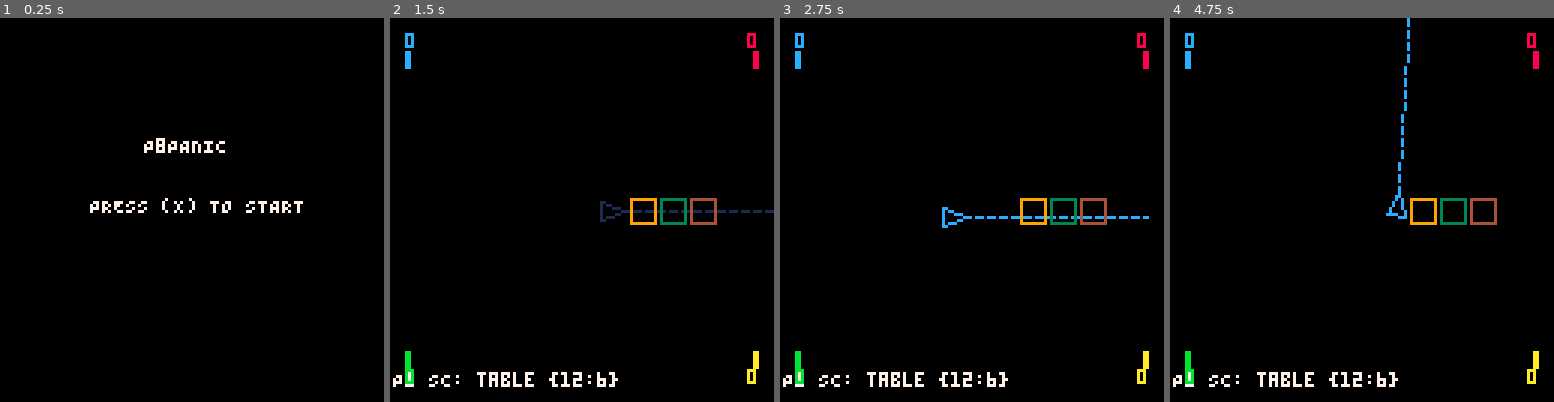
Above: before the commit, frames 1-4 (left to right).
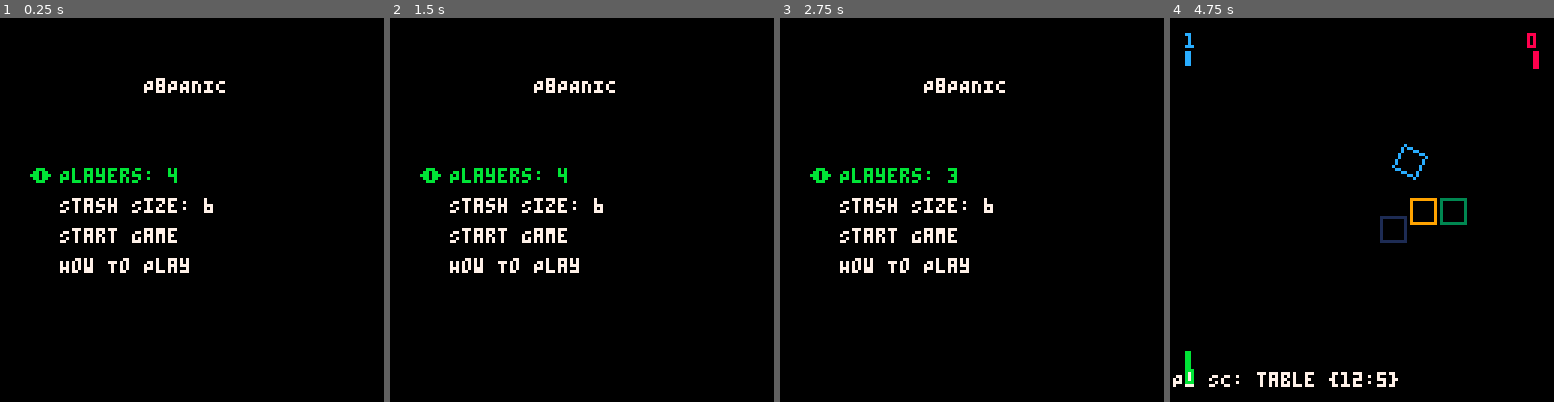
Above: after the commit, the same moments.

Repository: Arcadesys/p8panic
Game: PICO-8 cartridge p_8_panic.p8
Same seed, same stepped clock (60 frames per second), same inputs: the game is played once before the commit and once after it.
Inputs:
- Up to frame 1 (0.25 s): no input
- Up to frame 2 (1.5 s): tap O (Z key) at 0.33, 0.7, 1.43 s; tap X (X key) at 1.07 s
- Up to frame 3 (2.75 s): hold Left 1.97-2.37 s; tap X (X key) at 2.07, 2.4, 2.73 s; tap O (Z key) at 2.22 s; hold Down from 2.42 s (still down)
- Up to frame 4 (4.75 s): release Down at 2.82 s; hold Right 2.87-3.53 s; tap X (X key) every 0.33 s from 3.07 to 4.73 s; tap O (Z key) at 3.1, 3.98 s; hold Up 3.58-4.08 s; hold Right 4.13-4.53 s; hold Down from 4.58 s (still down)

The runs differ from the first frame. In frame 1, 3.4% of the frame differs, in the area x 7-79%, y 15-67%; in frame 2, 4.8%; in frame 3, 4.9%, in the area x 0-97%, y 3-97%; in frame 4, 1.2%.

Commit message:
Enhance main menu and how-to-play UI: Update menu options to include player count and stash size; improve navigation logic; add functionality to start game and display how-to-play instructions.

Diff:
--- a/p_8_panic.p8
+++ b/p_8_panic.p8
@@ -932,20 +932,38 @@
 -- This file will contain functions for drawing UI elements,
 -- including the main menu and in-game HUD.
 
---#globals cls print N_PLAYERS player_manager cursors global_game_state player_count stash_count tostring rectfill min type pairs
+--#globals cls print N_PLAYERS player_manager cursors global_game_state player_count stash_count menu_option menu_player_count menu_stash_size tostring rectfill min type pairs ipairs
 
 ui = {}
+-- NP and PM can remain cached if N_PLAYERS and player_manager are set before this file loads
+local NP, PM = N_PLAYERS, player_manager
 
 function ui.draw_main_menu()
-  cls(0) -- Clear screen with black
-
-  -- Simple title and instruction
-  print("P8PANIC", 48, 40, 7) -- White text
-  print("PRESS (X) TO START", 30, 60, 7) -- White text
-
-  -- Placeholder for future menu options
-  -- print("Players: " .. player_count, 10, 80, 7)
-  -- print("Stash: " .. stash_count, 10, 90, 7)
+  cls(0)
+  print("P8PANIC", 48, 20, 7)
+  local options = {
+    "Players: " .. (menu_player_count or N_PLAYERS or 2), -- Use global menu_player_count
+    "Stash Size: " .. (menu_stash_size or STASH_SIZE or 3), -- Use global menu_stash_size
+    "Start Game",
+    "How To Play"
+  }
+  for i, opt in ipairs(options) do
+    local y = 40 + i * 10
+    local col = (menu_option == i and 11) or 7 -- Use global menu_option
+    print(opt, 20, y, col)
+    if menu_option == i then -- Use global menu_option
+      print("\136", 10, y, 11) -- draw a yellow arrow (character 136)
+    end
+  end
+end
+
+-- Draw how-to-play screen
+function ui.draw_how_to_play()
+  cls(0)
+  print("HOW TO PLAY", 30, 20, 7)
+  print("Use arrows to navigate", 10, 40, 7)
+  print("Press (X) to select", 10, 50, 7)
+  print("Press (X) to return", 10, 100, 7)
 end
 
 function ui.draw_game_hud()
@@ -965,8 +983,8 @@
     { x = screen_w - margin, y = screen_h - margin - line_h, align_right = true, stash_y_multiplier = -1 }
   }
 
-  for i = 1, N_PLAYERS do
-    local p = player_manager.current_players and player_manager.current_players[i]
+  for i = 1, NP or 1 do
+    local p = PM and PM.current_players and PM.current_players[i]
     if p then
       local corner_cfg = corners[i]
       if not corner_cfg then goto continue_loop end
@@ -1036,17 +1054,17 @@
         local bar_idx = 0
         for piece_color, count in pairs(p.stash_counts) do
           if count > 0 then
-            local item_actual_color = piece_color -- Use actual piece color
+            local item_actual_color = piece_color
 
             local bar_height = min(count, stash_item_max_height)
             local current_bar_x_start_offset = bar_idx * effective_bar_step
             local current_bar_x_start = block_render_start_x + current_bar_x_start_offset
             local current_bar_x_end = current_bar_x_start + bar_width - 1
 
-            if corner_cfg.stash_y_multiplier == 1 then -- Bars go down from score line
+            if corner_cfg.stash_y_multiplier == 1 then
               local bar_top_y = score_print_y + line_h
               rectfill(current_bar_x_start, bar_top_y, current_bar_x_end, bar_top_y + bar_height - 1, item_actual_color)
-            else -- Bars go up from score line (stash_y_multiplier == -1)
+            else
               local bar_bottom_y = score_print_y - 1
               rectfill(current_bar_x_start, bar_bottom_y - bar_height + 1, current_bar_x_end, bar_bottom_y, item_actual_color)
             end
@@ -1056,6 +1074,43 @@
       end
     end
     ::continue_loop::
+  end
+end
+
+-- Draw the How To Play screen
+function ui.draw_how_to_play()
+  cls(0)
+  print("HOW TO PLAY", 30, 20, 7)
+  -- Placeholder instructions
+  print("Use arrows to navigate menu", 10, 40, 7)
+  print("Press (X) to select", 10, 50, 7)
+  print("Press (X) to return", 10, 100, 7)
+end
+
+function _update_main_menu_logic()
+  -- Navigate options
+  if btnp(1) then menu_option = min(4, menu_option + 1) end -- right
+  if btnp(0) then menu_option = max(1, menu_option - 1) end -- left
+  -- Adjust values
+  if menu_option == 1 then
+    if btnp(2) then menu_player_count = min(4, menu_player_count + 1) end -- up
+    if btnp(3) then menu_player_count = max(2, menu_player_count - 1) end -- down
+  elseif menu_option == 2 then
+    if btnp(2) then menu_stash_size = min(10, menu_stash_size + 1) end -- up
+    if btnp(3) then menu_stash_size = max(3, menu_stash_size - 1) end -- down
+  end
+  -- Select option
+  if btnp(5) then -- ❎ (X)
+    if menu_option == 3 then
+      player_count = menu_player_count
+      stash_count = menu_stash_size
+      N_PLAYERS = menu_player_count
+      STASH_SIZE = menu_stash_size
+      global_game_state = "in_game"
+      printh("Starting game from menu with P:"..player_count.." S:"..stash_count)
+    elseif menu_option == 4 then
+      global_game_state = "how_to_play"
+    end
   end
 end
 -->8
@@ -1215,8 +1270,16 @@
   if global_game_state == "main_menu" then
     _update_main_menu_logic()
     if global_game_state == "in_game" then
-        -- N_PLAYERS and STASH_SIZE are set by _update_main_menu_logic
-        init_game_properly()
+      -- N_PLAYERS and STASH_SIZE have been set by menu logic
+      init_game_properly()
+    elseif global_game_state == "how_to_play" then
+      -- handled below
+    end
+  elseif global_game_state == "how_to_play" then
+    -- return to menu on X
+    if btnp(5) then
+      global_game_state = "main_menu"
+      _init_main_menu_state()
     end
   elseif global_game_state == "in_game" then
     _update_game_logic()
@@ -1229,6 +1292,12 @@
       ui_handler.draw_main_menu()
     else
       cls(0) print("Error: draw_main_menu not found!", 20,60,8)
+    end
+  elseif global_game_state == "how_to_play" then
+    if ui_handler and ui_handler.draw_how_to_play then
+      ui_handler.draw_how_to_play()
+    else
+      cls(0) print("Error: draw_how_to_play not found!", 20,60,8)
     end
   elseif global_game_state == "in_game" then
     _draw_game_screen()
@@ -1247,27 +1316,31 @@
 end
 
 function _update_main_menu_logic()
-  if btnp(5) then -- Player 0, Button 5 (X button / keyboard X or V)
-    -- Set game settings from menu choices
-    player_count = menu_player_count
-    stash_count = menu_stash_size
-    N_PLAYERS = menu_player_count -- Update global N_PLAYERS for game init
-    STASH_SIZE = menu_stash_size -- Update global STASH_SIZE for game init
-
-    global_game_state = "in_game"
-    printh("Starting game from menu with P:"..player_count.." S:"..stash_count)
-  end
-  -- Add d-pad logic to change menu_player_count and menu_stash_size here
-  -- For example:
-  if menu_option == 1 then -- Editing player count
+  -- Navigate options
+  if btnp(➡️) then menu_option = min(4, menu_option + 1) end
+  if btnp(⬅️) then menu_option = max(1, menu_option - 1) end
+  -- Adjust values
+  if menu_option == 1 then
     if btnp(⬆️) then menu_player_count = min(4, menu_player_count + 1) end
-    if btnp(⬇️) then menu_player_count = max(1, menu_player_count - 1) end
-    if btnp(➡️) or btnp(🅾️) then menu_option = 2 end -- Cycle to stash size
-  elseif menu_option == 2 then -- Editing stash size
+    if btnp(⬇️) then menu_player_count = max(2, menu_player_count - 1) end
+  elseif menu_option == 2 then
     if btnp(⬆️) then menu_stash_size = min(10, menu_stash_size + 1) end
     if btnp(⬇️) then menu_stash_size = max(3, menu_stash_size - 1) end
-    if btnp(⬅️) then menu_option = 1 end -- Cycle back to player count
-    if btnp(🅾️) then menu_option = 1 end -- Cycle to player count (or a "Start" option if added)
+  end
+  -- Select option
+  if btnp(5) then
+    if menu_option == 3 then
+      -- Start game
+      player_count = menu_player_count
+      stash_count = menu_stash_size
+      N_PLAYERS = menu_player_count
+      STASH_SIZE = menu_stash_size
+      global_game_state = "in_game"
+      printh("Starting game from menu with P:"..player_count.." S:"..stash_count)
+    elseif menu_option == 4 then
+      -- Show how-to-play
+      global_game_state = "how_to_play"
+    end
   end
 
   -- Update what ui.draw_main_menu will show (it reads player_count, stash_count directly)
--- a/src/6.ui.lua
+++ b/src/6.ui.lua
@@ -2,20 +2,38 @@
 -- This file will contain functions for drawing UI elements,
 -- including the main menu and in-game HUD.
 
---#globals cls print N_PLAYERS player_manager cursors global_game_state player_count stash_count tostring rectfill min type pairs
+--#globals cls print N_PLAYERS player_manager cursors global_game_state player_count stash_count menu_option menu_player_count menu_stash_size tostring rectfill min type pairs ipairs
 
 ui = {}
+-- NP and PM can remain cached if N_PLAYERS and player_manager are set before this file loads
+local NP, PM = N_PLAYERS, player_manager
 
 function ui.draw_main_menu()
-  cls(0) -- Clear screen with black
+  cls(0)
+  print("P8PANIC", 48, 20, 7)
+  local options = {
+    "Players: " .. (menu_player_count or N_PLAYERS or 2), -- Use global menu_player_count
+    "Stash Size: " .. (menu_stash_size or STASH_SIZE or 3), -- Use global menu_stash_size
+    "Start Game",
+    "How To Play"
+  }
+  for i, opt in ipairs(options) do
+    local y = 40 + i * 10
+    local col = (menu_option == i and 11) or 7 -- Use global menu_option
+    print(opt, 20, y, col)
+    if menu_option == i then -- Use global menu_option
+      print("\136", 10, y, 11) -- draw a yellow arrow (character 136)
+    end
+  end
+end
 
-  -- Simple title and instruction
-  print("P8PANIC", 48, 40, 7) -- White text
-  print("PRESS (X) TO START", 30, 60, 7) -- White text
-
-  -- Placeholder for future menu options
-  -- print("Players: " .. player_count, 10, 80, 7)
-  -- print("Stash: " .. stash_count, 10, 90, 7)
+-- Draw how-to-play screen
+function ui.draw_how_to_play()
+  cls(0)
+  print("HOW TO PLAY", 30, 20, 7)
+  print("Use arrows to navigate", 10, 40, 7)
+  print("Press (X) to select", 10, 50, 7)
+  print("Press (X) to return", 10, 100, 7)
 end
 
 function ui.draw_game_hud()
@@ -35,8 +53,8 @@
     { x = screen_w - margin, y = screen_h - margin - line_h, align_right = true, stash_y_multiplier = -1 }
   }
 
-  for i = 1, N_PLAYERS do
-    local p = player_manager.current_players and player_manager.current_players[i]
+  for i = 1, NP or 1 do
+    local p = PM and PM.current_players and PM.current_players[i]
     if p then
       local corner_cfg = corners[i]
       if not corner_cfg then goto continue_loop end
@@ -106,17 +124,17 @@
         local bar_idx = 0
         for piece_color, count in pairs(p.stash_counts) do
           if count > 0 then
-            local item_actual_color = piece_color -- Use actual piece color
+            local item_actual_color = piece_color
 
             local bar_height = min(count, stash_item_max_height)
             local current_bar_x_start_offset = bar_idx * effective_bar_step
             local current_bar_x_start = block_render_start_x + current_bar_x_start_offset
             local current_bar_x_end = current_bar_x_start + bar_width - 1
 
-            if corner_cfg.stash_y_multiplier == 1 then -- Bars go down from score line
+            if corner_cfg.stash_y_multiplier == 1 then
               local bar_top_y = score_print_y + line_h
               rectfill(current_bar_x_start, bar_top_y, current_bar_x_end, bar_top_y + bar_height - 1, item_actual_color)
-            else -- Bars go up from score line (stash_y_multiplier == -1)
+            else
               local bar_bottom_y = score_print_y - 1
               rectfill(current_bar_x_start, bar_bottom_y - bar_height + 1, current_bar_x_end, bar_bottom_y, item_actual_color)
             end
@@ -128,3 +146,40 @@
     ::continue_loop::
   end
 end
+
+-- Draw the How To Play screen
+function ui.draw_how_to_play()
+  cls(0)
+  print("HOW TO PLAY", 30, 20, 7)
+  -- Placeholder instructions
+  print("Use arrows to navigate menu", 10, 40, 7)
+  print("Press (X) to select", 10, 50, 7)
+  print("Press (X) to return", 10, 100, 7)
+end
+
+function _update_main_menu_logic()
+  -- Navigate options
+  if btnp(1) then menu_option = min(4, menu_option + 1) end -- right
+  if btnp(0) then menu_option = max(1, menu_option - 1) end -- left
+  -- Adjust values
+  if menu_option == 1 then
+    if btnp(2) then menu_player_count = min(4, menu_player_count + 1) end -- up
+    if btnp(3) then menu_player_count = max(2, menu_player_count - 1) end -- down
+  elseif menu_option == 2 then
+    if btnp(2) then menu_stash_size = min(10, menu_stash_size + 1) end -- up
+    if btnp(3) then menu_stash_size = max(3, menu_stash_size - 1) end -- down
+  end
+  -- Select option
+  if btnp(5) then -- ❎ (X)
+    if menu_option == 3 then
+      player_count = menu_player_count
+      stash_count = menu_stash_size
+      N_PLAYERS = menu_player_count
+      STASH_SIZE = menu_stash_size
+      global_game_state = "in_game"
+      printh("Starting game from menu with P:"..player_count.." S:"..stash_count)
+    elseif menu_option == 4 then
+      global_game_state = "how_to_play"
+    end
+  end
+end
--- a/src/8.main.lua
+++ b/src/8.main.lua
@@ -58,8 +58,16 @@
   if global_game_state == "main_menu" then
     _update_main_menu_logic()
     if global_game_state == "in_game" then
-        -- N_PLAYERS and STASH_SIZE are set by _update_main_menu_logic
-        init_game_properly()
+      -- N_PLAYERS and STASH_SIZE have been set by menu logic
+      init_game_properly()
+    elseif global_game_state == "how_to_play" then
+      -- handled below
+    end
+  elseif global_game_state == "how_to_play" then
+    -- return to menu on X
+    if btnp(5) then
+      global_game_state = "main_menu"
+      _init_main_menu_state()
     end
   elseif global_game_state == "in_game" then
     _update_game_logic()
@@ -73,6 +81,12 @@
     else
       cls(0) print("Error: draw_main_menu not found!", 20,60,8)
     end
+  elseif global_game_state == "how_to_play" then
+    if ui_handler and ui_handler.draw_how_to_play then
+      ui_handler.draw_how_to_play()
+    else
+      cls(0) print("Error: draw_how_to_play not found!", 20,60,8)
+    end
   elseif global_game_state == "in_game" then
     _draw_game_screen()
   end
@@ -90,27 +104,31 @@
 end
 
 function _update_main_menu_logic()
-  if btnp(5) then -- Player 0, Button 5 (X button / keyboard X or V)
-    -- Set game settings from menu choices
-    player_count = menu_player_count
-    stash_count = menu_stash_size
-    N_PLAYERS = menu_player_count -- Update global N_PLAYERS for game init
-    STASH_SIZE = menu_stash_size -- Update global STASH_SIZE for game init
-
-    global_game_state = "in_game"
-    printh("Starting game from menu with P:"..player_count.." S:"..stash_count)
-  end
-  -- Add d-pad logic to change menu_player_count and menu_stash_size here
-  -- For example:
-  if menu_option == 1 then -- Editing player count
+  -- Navigate options
+  if btnp(➡️) then menu_option = min(4, menu_option + 1) end
+  if btnp(⬅️) then menu_option = max(1, menu_option - 1) end
+  -- Adjust values
+  if menu_option == 1 then
     if btnp(⬆️) then menu_player_count = min(4, menu_player_count + 1) end
-    if btnp(⬇️) then menu_player_count = max(1, menu_player_count - 1) end
-    if btnp(➡️) or btnp(🅾️) then menu_option = 2 end -- Cycle to stash size
-  elseif menu_option == 2 then -- Editing stash size
+    if btnp(⬇️) then menu_player_count = max(2, menu_player_count - 1) end
+  elseif menu_option == 2 then
     if btnp(⬆️) then menu_stash_size = min(10, menu_stash_size + 1) end
     if btnp(⬇️) then menu_stash_size = max(3, menu_stash_size - 1) end
-    if btnp(⬅️) then menu_option = 1 end -- Cycle back to player count
-    if btnp(🅾️) then menu_option = 1 end -- Cycle to player count (or a "Start" option if added)
+  end
+  -- Select option
+  if btnp(5) then
+    if menu_option == 3 then
+      -- Start game
+      player_count = menu_player_count
+      stash_count = menu_stash_size
+      N_PLAYERS = menu_player_count
+      STASH_SIZE = menu_stash_size
+      global_game_state = "in_game"
+      printh("Starting game from menu with P:"..player_count.." S:"..stash_count)
+    elseif menu_option == 4 then
+      -- Show how-to-play
+      global_game_state = "how_to_play"
+    end
   end
 
   -- Update what ui.draw_main_menu will show (it reads player_count, stash_count directly)
